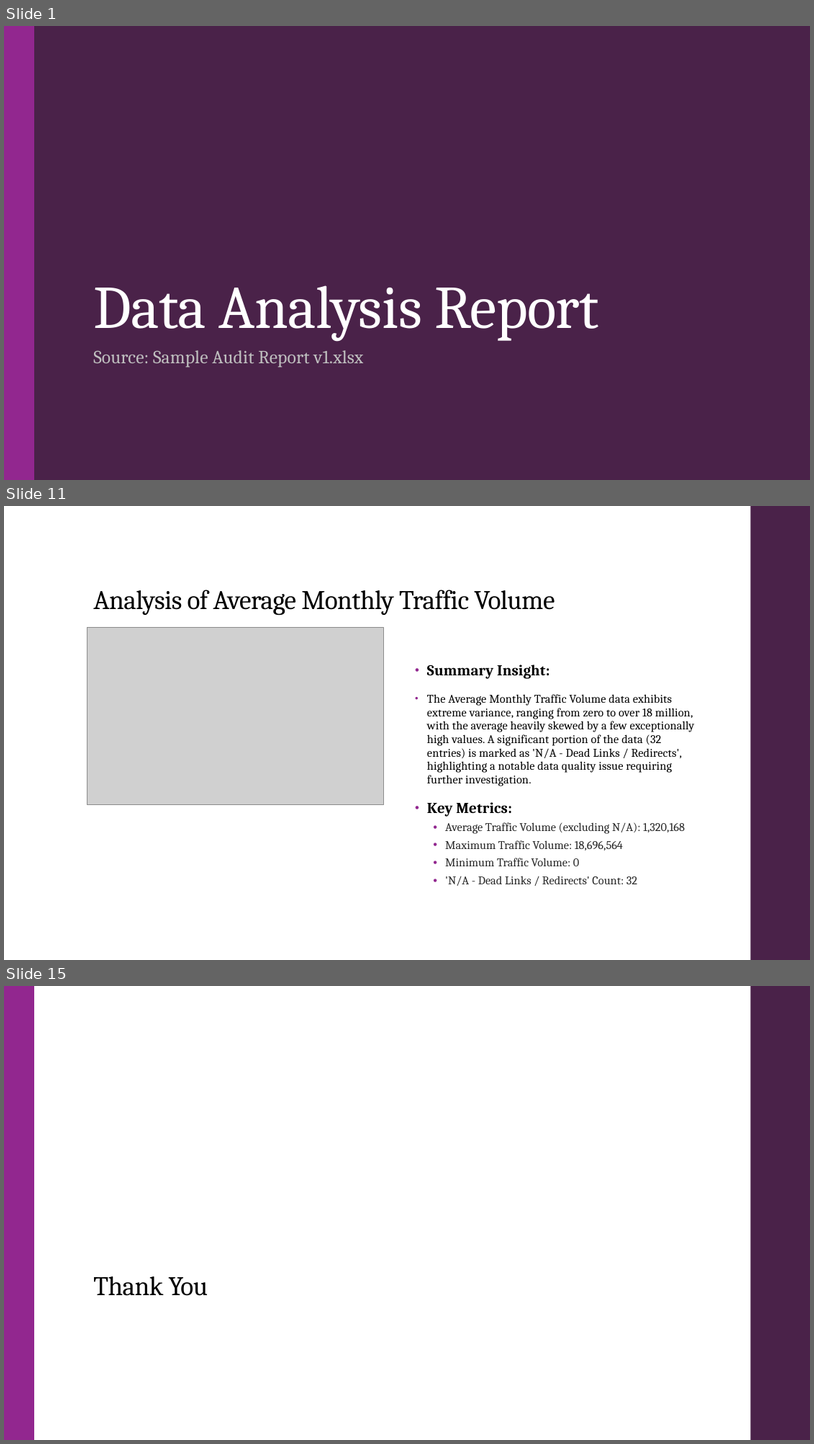
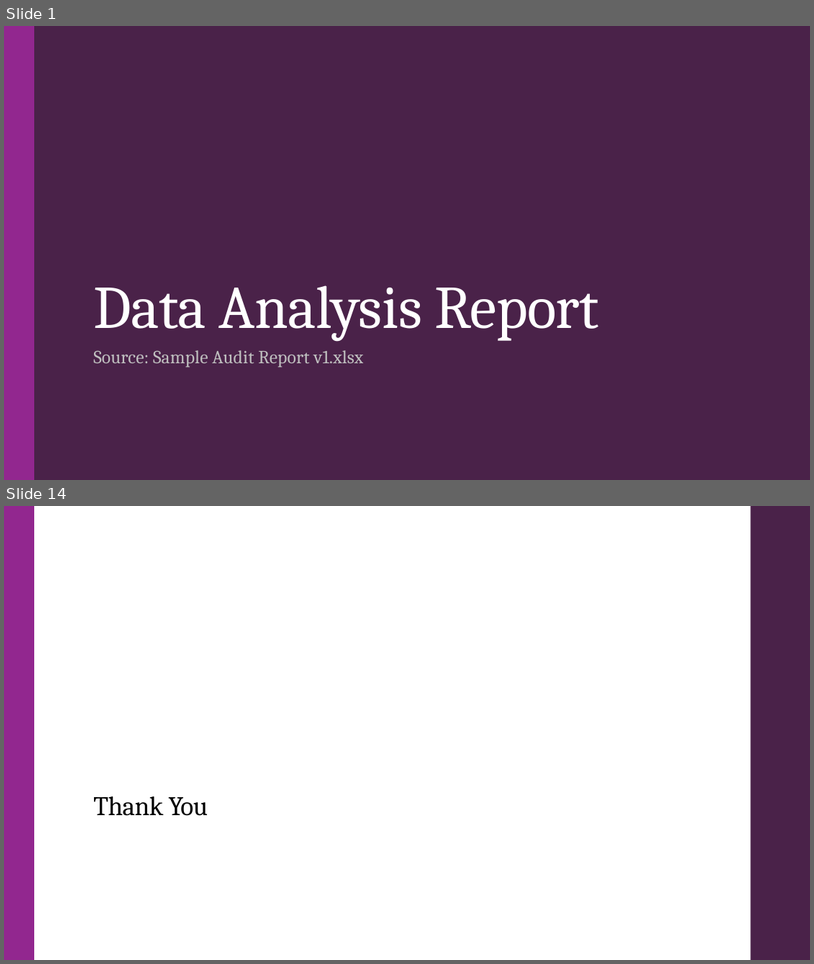
Before and after one commit to droy117/GT_Assignment_PPT_Ex, a slide deck: Debak/Data_Analysis_Report_Report.pptx. Shown one above the other, each under a label of ours: slides 1, 11 and 15 before the commit, slides 1 and 14 after it; the slides between them are not shown. The pictures are 814x1444 and 814x964 pixels, drawn with LibreOffice and Linux fonts; fonts in the diff are those of the drawing; grey boxes stand for pictures. Boxes give left, top, right and bottom in pixels: in the first picture for what was removed or moved away, otherwise in the second. Text is boxed around its words. In the diff, an @@ line names an element or a change of style, - is before the commit and + after.

Commit message:
update ppt and text placement

```diff
--- a/Debak/Data_Analysis_Report_Report.pptx
+++ b/Debak/Data_Analysis_Report_Report.pptx
@@ slide 11 removed at (x1=4, y1=506, x2=810, y2=960), background #FFFFFF; not listed: 1 template element that a slide beside it also shows @@
@@ title removed at (x1=93, y1=590, x2=555, y2=615) @@
-Analysis of Average Monthly Traffic Volume
@@ picture removed at (x1=88, y1=627, x2=384, y2=804) @@
@@ text removed at (x1=427, y1=664, x2=695, y2=885) @@
-• Summary Insight:
-• The Average Monthly Traffic Volume data exhibits extreme variance, ranging from zero to over 18 million, with the average heavily skewed by a few exceptionally high values. A significant portion of the data (32 entries) is marked as 'N/A - Dead Links / Redirects', highlighting a notable data quality issue requiring further investigation.
-• Key Metrics:
-  • Average Traffic Volume (excluding N/A): 1,320,168
-  • Maximum Traffic Volume: 18,696,564
-  • Minimum Traffic Volume: 0
-  • 'N/A - Dead Links / Redirects' Count: 32
@@ what was slide 15 is now slide 14 @@
```
Also in this commit, not shown: 1 slide changed, 11 slides added, 11 other slides removed, 7 other files.
